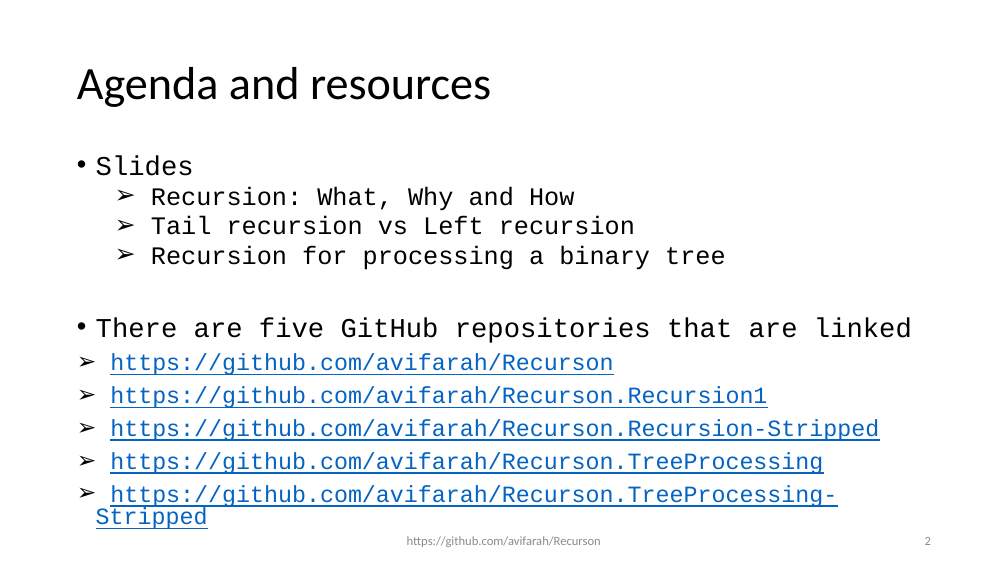
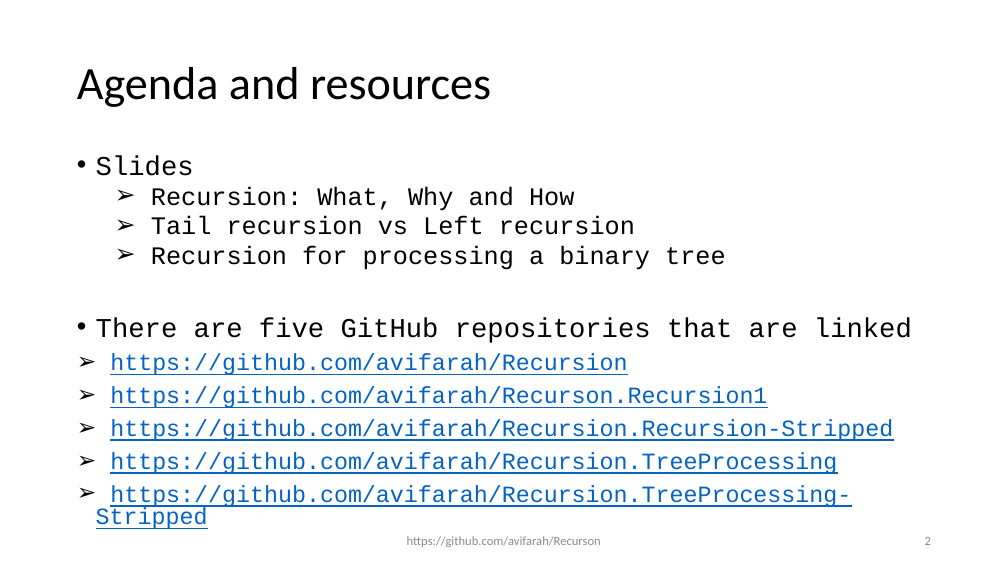
Before and after one commit to avifarah/Recursion, a slide deck: slide 2 of Recursion.pptx. Drawn at 1008x567 pixels with LibreOffice and Linux fonts; fonts in the diff are those of the drawing. Boxes give left, top, right and bottom in pixels: in the first picture for what was removed or moved away, otherwise in the second. Text is boxed around its words. In the diff, an @@ line names an element or a change of style, - is before the commit and + after.

```diff
--- a/Recursion.pptx
+++ b/Recursion.pptx
@@ text at box(110, 354, 627, 375): text changed @@
-➢ https://github.com/avifarah/Recurson
+➢ https://github.com/avifarah/Recursion
@@ text at box(110, 419, 893, 509): text changed @@
-➢ https://github.com/avifarah/Recurson.Recursion-Stripped
-➢ https://github.com/avifarah/Recurson.TreeProcessing
-➢ https://github.com/avifarah/Recurson.TreeProcessing-Stripped
+➢ https://github.com/avifarah/Recursion.Recursion-Stripped
+➢ https://github.com/avifarah/Recursion.TreeProcessing
+➢ https://github.com/avifarah/Recursion.TreeProcessing-Stripped
```
Also in this commit, not shown: 1 other slide changed.
